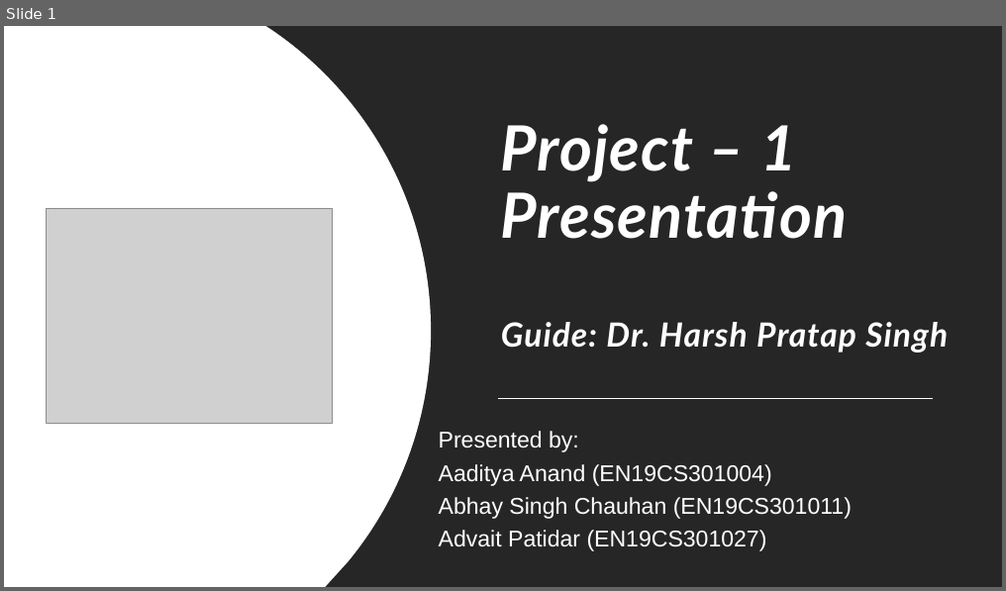
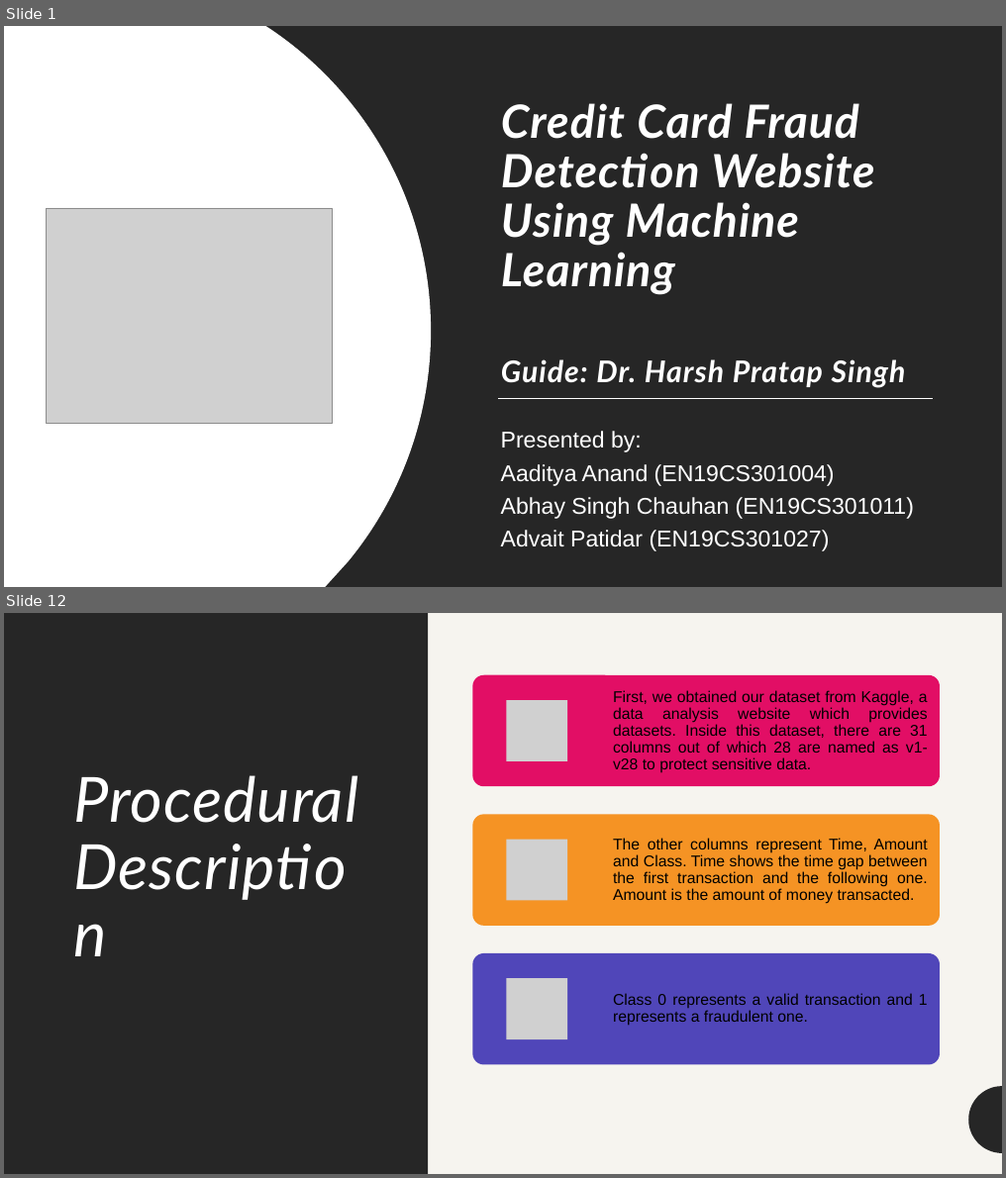
Before and after one commit to arcaneAB/fraud-detection-project, a slide deck: documentations/Project Presentation.pptx. Shown one above the other, each under a label of ours: slide 1 before the commit, slides 1 and 12 after it; the slides between them are not shown. The pictures are 1006x591 and 1006x1178 pixels, drawn with LibreOffice and Linux fonts; fonts in the diff are those of the drawing; grey boxes stand for pictures. Boxes give left, top, right and bottom in pixels: in the first picture for what was removed or moved away, otherwise in the second. Text is boxed around its words. In the diff, an @@ line names an element or a change of style, - is before the commit and + after.

```diff
--- a/documentations/Project Presentation.pptx
+++ b/documentations/Project Presentation.pptx
@@ slide 12 added at (x1=4, y1=613, x2=1002, y2=1174), background #F6F4EF @@
@@ rectangle added at (x1=4, y1=613, x2=1002, y2=1174), fill #F6F4EF @@
@@ rectangle added at (x1=4, y1=613, x2=428, y2=1174), fill #262626 @@
@@ title added at (x1=73, y1=775, x2=358, y2=823), 60 pt, text #FFFFFF, italic @@
+Procedural Description
@@ group added at (x1=472, y1=675, x2=940, y2=1065): 3 rounded rectangles, 3 pictures, 3 texts @@
+First, we obtained our dataset from Kaggle, a data analysis website which provides datasets. Inside this dataset, there are 31 columns out of which 28 are named as v1-v28 to protect sensitive data.
+The other columns represent Time, Amount and Class. Time shows the time gap between the first transaction and the following one. Amount is the amount of money transacted.
+Class 0 represents a valid transaction and 1 represents a fraudulent one.
@@ freeform shape added at (x1=969, y1=1086, x2=1002, y2=1154), fill #262626 @@
@@ freeform shape added at (x1=969, y1=1086, x2=1002, y2=1154), fill #262626 @@
@@ slide 1 changed as well @@
@@ title at (x1=501, y1=103, x2=906, y2=388): text changed; size 32 to 44.1 pt @@
-Project – 1
-Presentation
-Guide: Dr. Harsh Pratap Singh
+Credit Card Fraud Detection Website Using Machine
+Learning
+Guide: Dr. Harsh Pratap Singh
@@ subtitle "Presented by:" moved from (x1=439, y1=431, x2=851, y2=552) to (x1=501, y1=431, x2=914, y2=552) @@
```
Also in this commit, not shown: 4 other slides changed, 15 other slides added, 8 slides removed.
